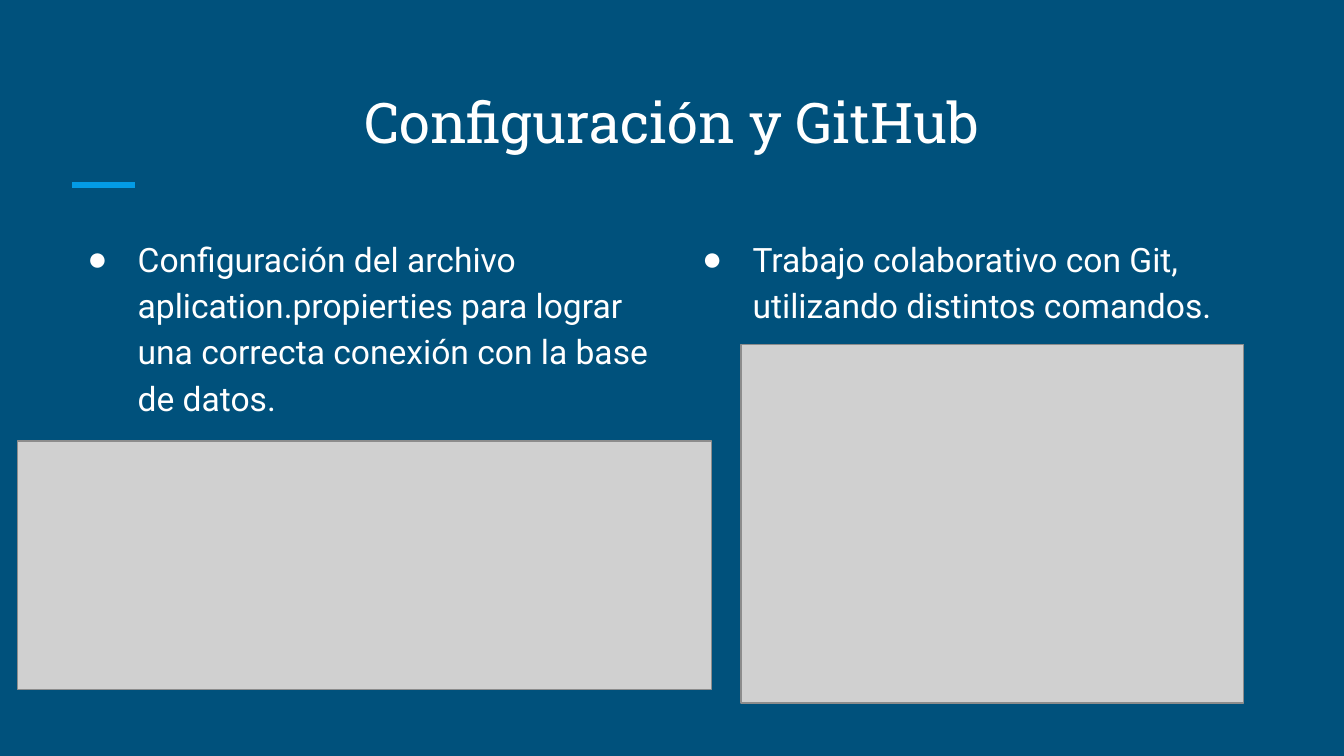
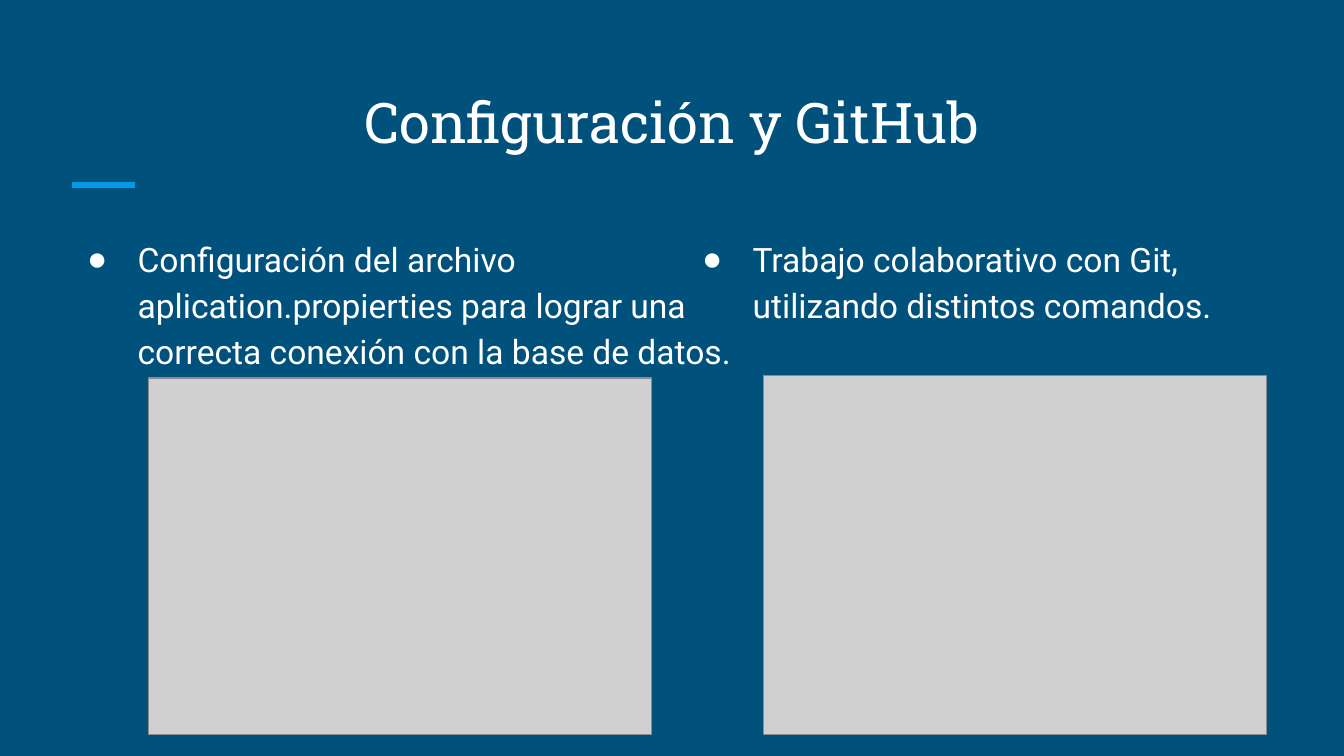
Before and after one commit to Cristian-Ormazabal/Perfulandia, a slide deck: slide 8 of Transformación Digital de Perfulandia SPA.pptx. Drawn at 1344x756 pixels with LibreOffice and Linux fonts; fonts in the diff are those of the drawing; grey boxes stand for pictures. Boxes give left, top, right and bottom in pixels: in the first picture for what was removed or moved away, otherwise in the second. Text is boxed around its words. In the diff, an @@ line names an element or a change of style, - is before the commit and + after.

```diff
--- a/Transformación Digital de Perfulandia SPA.pptx
+++ b/Transformación Digital de Perfulandia SPA.pptx
@@ text "Configuración del archivo aplication.propierties para ..." rewrapped from (x1=138, y1=246, x2=648, y2=412) to (x1=138, y1=246, x2=730, y2=365) @@
@@ picture resized from (x1=17, y1=441, x2=711, y2=689) to (x1=149, y1=378, x2=652, y2=734) @@
@@ picture moved from (x1=741, y1=344, x2=1243, y2=703) to (x1=763, y1=375, x2=1266, y2=734) @@
```
Also in this commit, not shown: 3 other slides changed, 7 other files.
